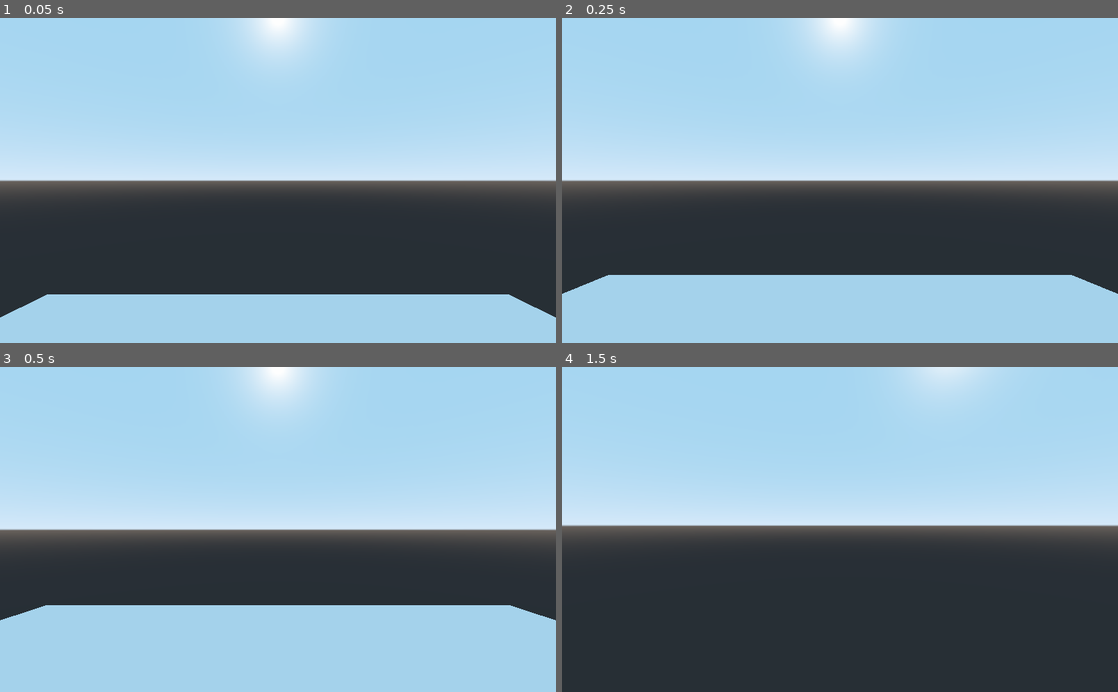
Above: before the commit, frames 1-4 (two rows, left to right).
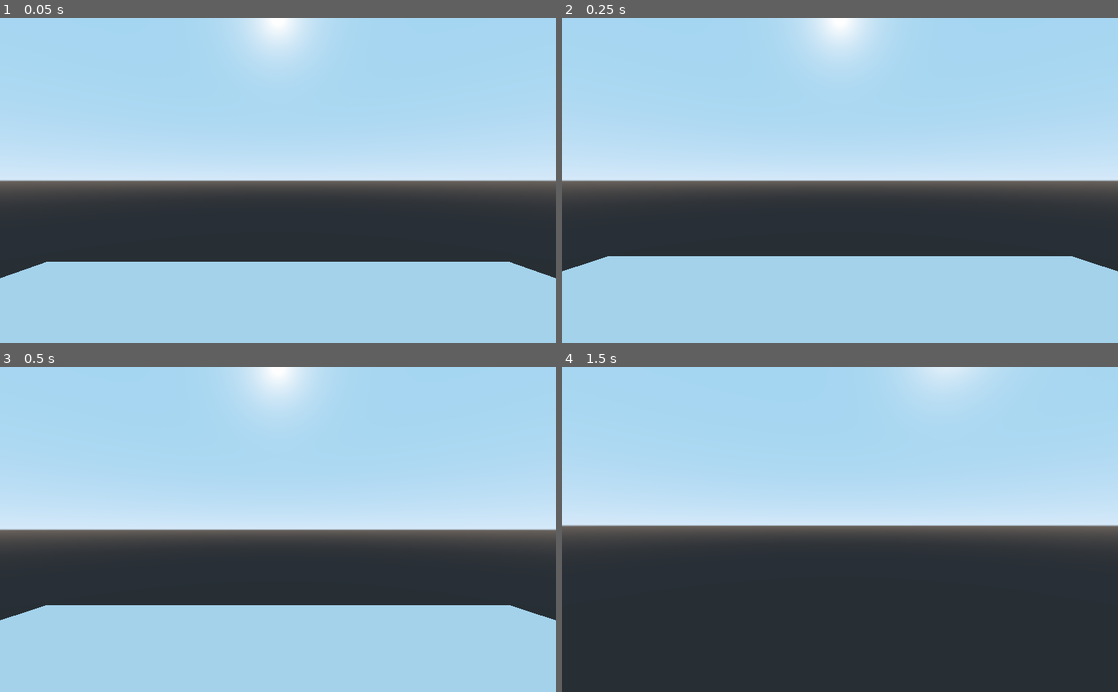
Above: after the commit, the same moments.

Repository: sox20/Castellum
Game: Godot game, scene res://Scenes/PlayerTest.tscn
Same seed, same stepped clock (60 frames per second), same inputs: the game is played once before the commit and once after it. The project has no main scene, so this scene is started directly.
Inputs (mouse positions are in pixels of both pictures, inside the frame that each line leads up to):
- Up to frame 1 (0.05 s): no input
- Up to frame 2 (0.25 s): no input
- Up to frame 3 (0.5 s): no input
- Up to frame 4 (1.5 s): move the mouse to (867, 529) at 0.52 s; hold W (movement_forward) from 0.53 s (still down); tap Space (movement_jump) at 0.77 s; tap Enter at 1.25 s; move the mouse to (812, 529) at 1.27 s

The runs differ from the first frame. In frame 1, 10% of the frame differs, in the area x 0-100%, y 75-93%; in frame 2, 5.9%; in frame 3, nothing differs; in frame 4, nothing differs.

Commit message:
Modifed floor transform

Diff:
--- a/Castellum/Scenes/PlayerTest.tscn
+++ b/Castellum/Scenes/PlayerTest.tscn
@@ -9,7 +9,7 @@
 [node name="Spatial" type="Spatial"]
 
 [node name="MeshInstance" type="MeshInstance" parent="."]
-transform = Transform( 11.087, 0, 0, 0, 0.0618562, 0, 0, 0, 11.1594, 0, -4.19677, 0 )
+transform = Transform( 11.087, 0, 0, 0, 0.0618562, 0, 0, 0, 11.1594, 0, -2.6242, 0 )
 mesh = SubResource( 1 )
 material/0 = null
 
